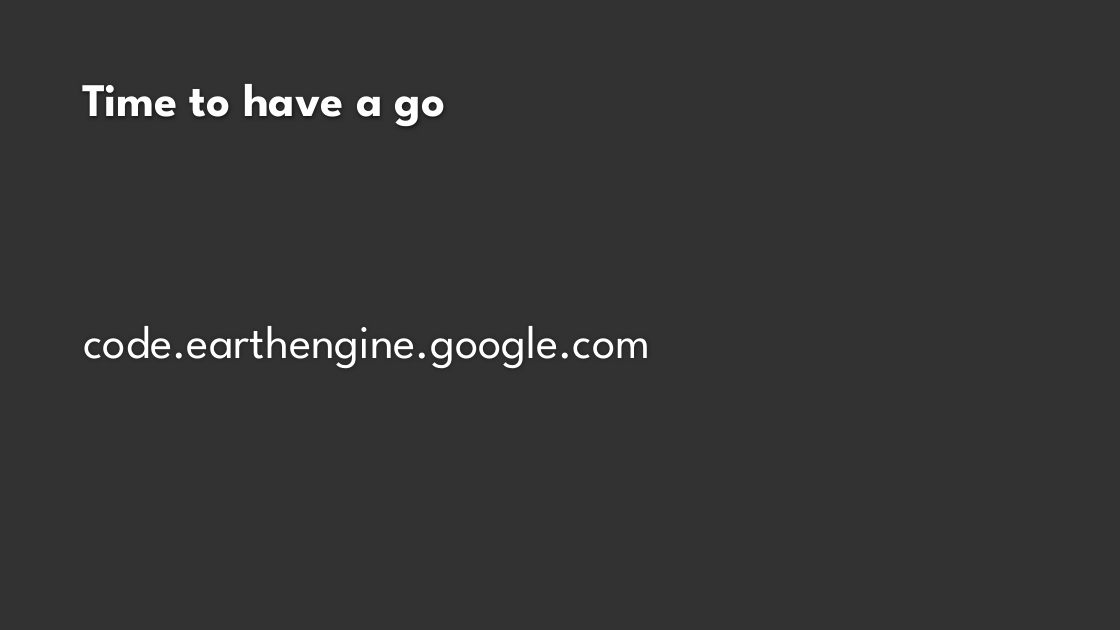
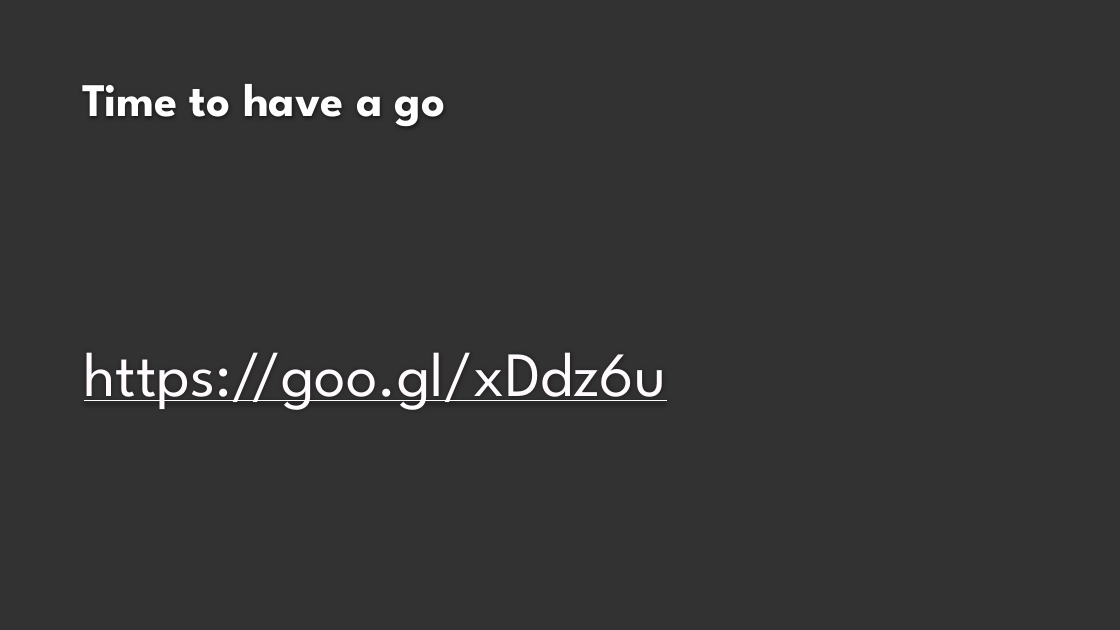
Before and after one commit to ruari-rhodes/ucl-code-workshop, a slide deck: slide 13 of presentation.pptx. Drawn at 1120x630 pixels with LibreOffice and Linux fonts; fonts in the diff are those of the drawing; background and template pictures are left out. Boxes give left, top, right and bottom in pixels: in the first picture for what was removed or moved away, otherwise in the second. Text is boxed around its words. In the diff, an @@ line names an element or a change of style, - is before the commit and + after.

Commit message:
Updates to presentation, minor code tweaks

```diff
--- a/presentation.pptx
+++ b/presentation.pptx
@@ text at box(84, 352, 667, 410): text changed; size 40 to 54 pt; text colour #FFFFFF to #FFFAFE @@
-code.earthengine.google.com
+https://goo.gl/xDdz6u
```
Also in this commit, not shown: 3 other files.
